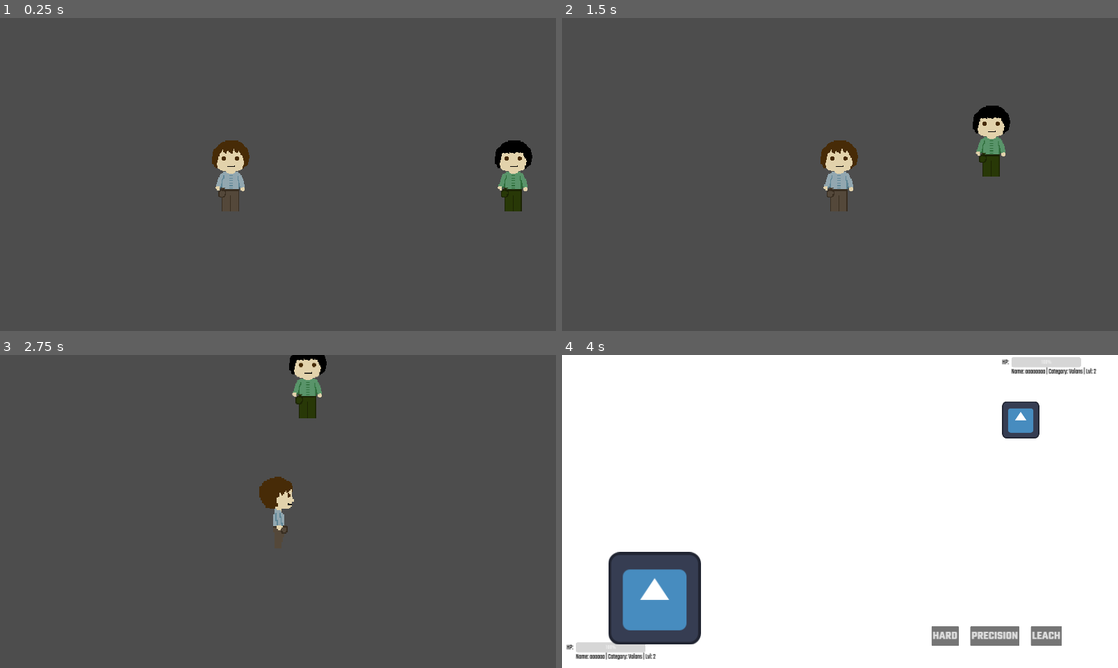
Above: before the commit, frames 1-4 (two rows, left to right).
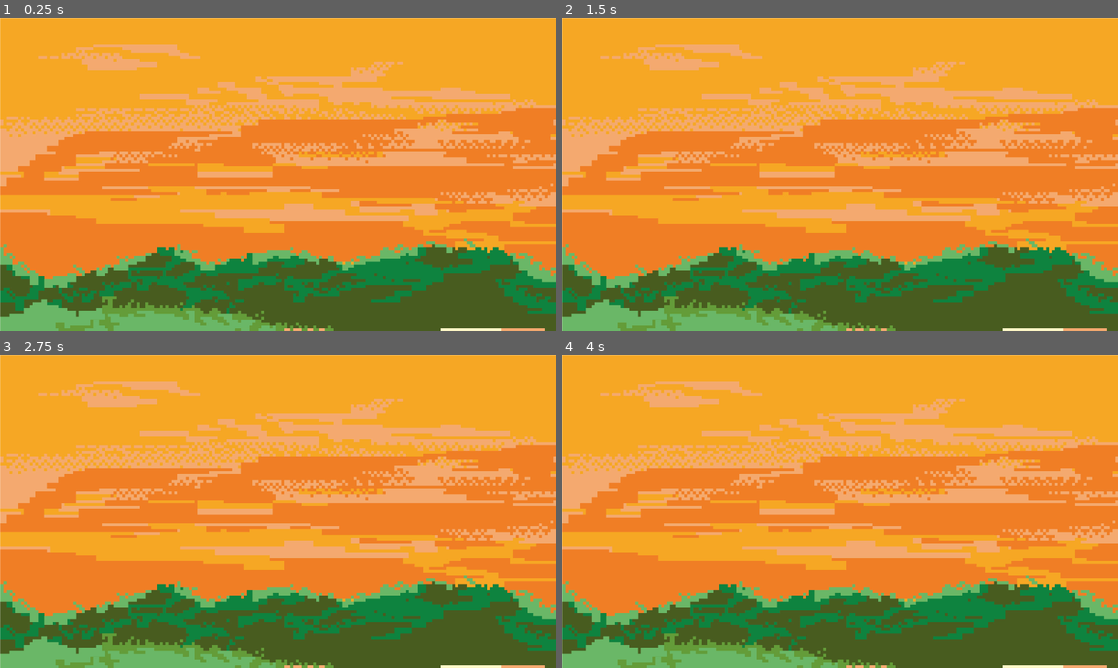
Above: after the commit, the same moments.

Repository: br0kenpixel/gamejam2025
Game: Godot game, scene res://scenes/world.tscn
Same seed, same stepped clock (60 frames per second), same inputs: the game is played once before the commit and once after it. The engine's default icon, where the game draws it, is replaced by a stand-in: a white triangle on a blue panel in a dark square.
Inputs:
- Up to frame 1 (0.25 s): no input
- Up to frame 2 (1.5 s): tap Enter (fight_start) at 0.5, 0.6, 1.35 s; hold D (right) 0.53-1.28 s; hold S (down) from 1.28 s (still down)
- Up to frame 3 (2.75 s): release S (down) at 2.03 s; hold D (right) from 2.03 s (still down); tap Enter (fight_start) at 2.1 s
- Up to frame 4 (4 s): release D (right) at 2.78 s; hold W (up) 2.78-3.53 s; tap Enter (fight_start) at 2.85, 3.5, 3.6 s; hold A (left) from 3.53 s (still down)

The runs differ from the first frame. In frame 1, 100% of the frame differs, in the area x 0-100%, y 0-100%; in frame 2, 100%; in frame 3, 100%; in frame 4, 100%.

Commit message:
add basic main menu

Diff:
--- a/scenes/new_world.tscn
+++ b/scenes/new_world.tscn
@@ -1,5 +1,6 @@
-[gd_scene load_steps=83 format=4 uid="uid://bunrxvcnny7ac"]
-
+[gd_scene load_steps=84 format=4 uid="uid://bunrxvcnny7ac"]
+
+[ext_resource type="Script" path="res://scripts/world.gd" id="1_qgcdp"]
 [ext_resource type="Texture2D" uid="uid://dqrd77wwchst5" path="res://sprites/TILESET VILLAGE TOP DOWN/GRASS DETAIL 1 - DAY.png" id="1_x5360"]
 [ext_resource type="Texture2D" uid="uid://c2u5uxclelmgp" path="res://sprites/TILESET VILLAGE TOP DOWN/GRASS DETAIL 2 - DAY.png" id="2_5k4ft"]
 [ext_resource type="Texture2D" uid="uid://cuc158p2hs10o" path="res://sprites/TILESET VILLAGE TOP DOWN/GROUND DETAIL 4 - DAY.png" id="3_era60"]
@@ -599,7 +600,6 @@
 health = 100
 max_health = 100
 max_dmg = 10
-xp = 100
 sprite = ExtResource("40_dpher")
 
 [sub_resource type="Resource" id="Resource_bhrjj"]
@@ -609,10 +609,10 @@
 health = 100
 max_health = 100
 max_dmg = 10
-xp = 100
 sprite = ExtResource("41_1ctg5")
 
 [node name="NewWorld" type="Node2D"]
+script = ExtResource("1_qgcdp")
 metadata/_edit_lock_ = true
 
 [node name="TileMapLayer" type="TileMapLayer" parent="."]
--- a/scenes/world.tscn
+++ b/scenes/world.tscn
@@ -1,40 +1,86 @@
-[gd_scene load_steps=8 format=3 uid="uid://o2q8y6wa7exm"]
+[gd_scene load_steps=6 format=3 uid="uid://o2q8y6wa7exm"]
 
-[ext_resource type="Script" path="res://scripts/world.gd" id="1_0gthp"]
-[ext_resource type="PackedScene" uid="uid://4vx208cspmhs" path="res://objects/player.tscn" id="1_c7mlr"]
-[ext_resource type="Script" path="res://scripts/insect.gd" id="2_n04ci"]
-[ext_resource type="PackedScene" uid="uid://bu0nynmh7tw5y" path="res://objects/Enemy.tscn" id="2_nw16i"]
-[ext_resource type="Texture2D" uid="uid://deqxkdm42gq0g" path="res://icon.svg" id="4_1br7l"]
+[ext_resource type="Script" path="res://scripts/main_menu.gd" id="1_6hui5"]
+[ext_resource type="Texture2D" uid="uid://cuo3q2yjexua6" path="res://sprites/backgrounds/9285857.jpg" id="2_yo45x"]
+[ext_resource type="FontFile" uid="uid://dm3mclu8iowah" path="res://fonts/Teko-Bold.ttf" id="3_mqfmt"]
+[ext_resource type="FontFile" uid="uid://dl23u7tp1asec" path="res://fonts/Teko-Medium.ttf" id="4_n7mqp"]
+[ext_resource type="FontFile" uid="uid://dqoo3c2i4fdpo" path="res://fonts/Teko-Light.ttf" id="5_dpc5o"]
 
-[sub_resource type="Resource" id="Resource_7hgrl"]
-script = ExtResource("2_n04ci")
-enemy_name = "aaaaaa"
-category = 0
-health = 100
-max_health = 100
-max_dmg = 10
-xp = 100
-sprite = ExtResource("4_1br7l")
+[node name="MainMenu" type="Control"]
+layout_mode = 3
+anchors_preset = 0
+script = ExtResource("1_6hui5")
 
-[sub_resource type="Resource" id="Resource_p4s1p"]
-script = ExtResource("2_n04ci")
-enemy_name = "aaaaaaaa"
-category = 0
-health = 100
-max_health = 100
-max_dmg = 10
-xp = 100
-sprite = ExtResource("4_1br7l")
+[node name="Label" type="Label" parent="."]
+visible = false
+layout_mode = 1
+anchors_preset = 8
+anchor_left = 0.5
+anchor_top = 0.5
+anchor_right = 0.5
+anchor_bottom = 0.5
+offset_left = 664.0
+offset_top = 16.0
+offset_right = 2355.0
+offset_bottom = 200.0
+grow_horizontal = 2
+grow_vertical = 2
+theme_override_fonts/font = ExtResource("3_mqfmt")
+theme_override_font_sizes/font_size = 128
+text = "The Untitled Pokemon ripoff Game"
+horizontal_alignment = 1
+vertical_alignment = 1
 
-[node name="World" type="Node2D"]
-script = ExtResource("1_0gthp")
-metadata/_edit_lock_ = true
+[node name="Start" type="Button" parent="."]
+visible = false
+layout_mode = 1
+anchors_preset = 5
+anchor_left = 0.5
+anchor_right = 0.5
+offset_left = 1152.0
+offset_top = 976.0
+offset_right = 1840.0
+offset_bottom = 1077.0
+grow_horizontal = 2
+theme_override_fonts/font = ExtResource("4_n7mqp")
+theme_override_font_sizes/font_size = 64
+text = "START"
 
-[node name="Player" parent="." instance=ExtResource("1_c7mlr")]
-position = Vector2(400, 312)
-insects = Array[ExtResource("2_n04ci")]([SubResource("Resource_7hgrl")])
+[node name="Exit" type="Button" parent="."]
+visible = false
+layout_mode = 1
+anchors_preset = 5
+anchor_left = 0.5
+anchor_right = 0.5
+offset_left = 1152.0
+offset_top = 1096.0
+offset_right = 1840.0
+offset_bottom = 1197.0
+grow_horizontal = 2
+theme_override_fonts/font = ExtResource("4_n7mqp")
+theme_override_font_sizes/font_size = 64
+text = "EXIT
+"
 
-[node name="Enemy" parent="." instance=ExtResource("2_nw16i")]
-position = Vector2(888, 312)
-person_name = "Bob"
-insects = Array[ExtResource("2_n04ci")]([SubResource("Resource_p4s1p")])
+[node name="Container" type="Control" parent="."]
+visible = false
+anchors_preset = 0
+offset_right = 40.0
+offset_bottom = 40.0
+
+[node name="GJ" type="Label" parent="Container"]
+visible = false
+layout_mode = 0
+offset_left = 2616.0
+offset_top = 1896.0
+offset_right = 2992.0
+offset_bottom = 1989.0
+theme_override_fonts/font = ExtResource("5_dpc5o")
+theme_override_font_sizes/font_size = 64
+text = "GameJam 2025 - Nitra"
+
+[node name="Background" type="TextureRect" parent="."]
+layout_mode = 0
+offset_right = 40.0
+offset_bottom = 40.0
+texture = ExtResource("2_yo45x")
--- /dev/null
+++ b/scripts/main_menu.gd
@@ -0,0 +1,15 @@
+extends Control
+
+func _ready() -> void:
+	_auto_size_bg()
+
+func _auto_size_bg():
+	var viewport_size := get_viewport_rect().size
+	$Background.size = viewport_size
+
+func _process(_delta):
+	if Input.is_action_just_pressed("exit_game"):
+		_quit_game()
+
+func _quit_game():
+	get_tree().quit()
Binary file added: sprites/backgrounds/9285857.jpg
Not shown, added: sprites/backgrounds/9285857.jpg.import
Binary file added: sprites/backgrounds/Village2.jpg
Not shown, added: sprites/backgrounds/Village2.jpg.import
Binary file added: sprites/backgrounds/VilllageWithCow.png
Not shown, added: sprites/backgrounds/VilllageWithCow.png.import
Binary file added: sprites/backgrounds/path.jpg
Not shown, added: sprites/backgrounds/path.jpg.import
Binary file added: sprites/backgrounds/village3.png
Not shown, added: sprites/backgrounds/village3.png.import
